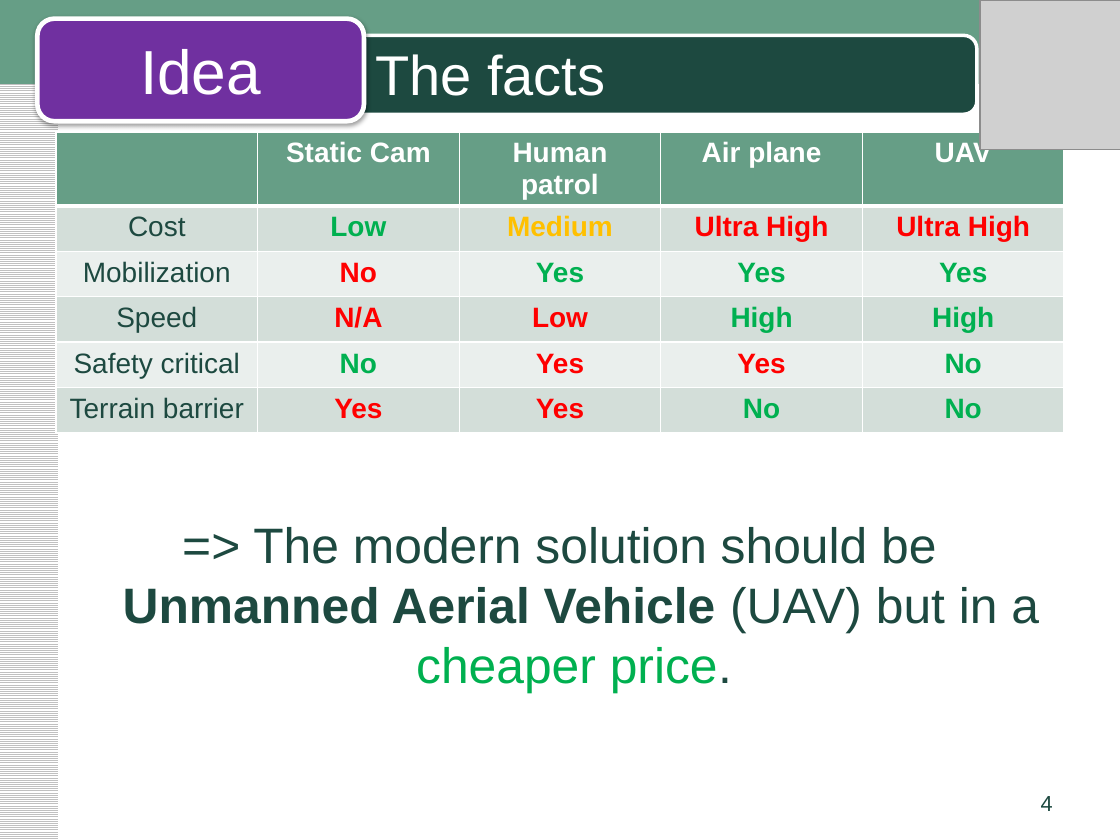
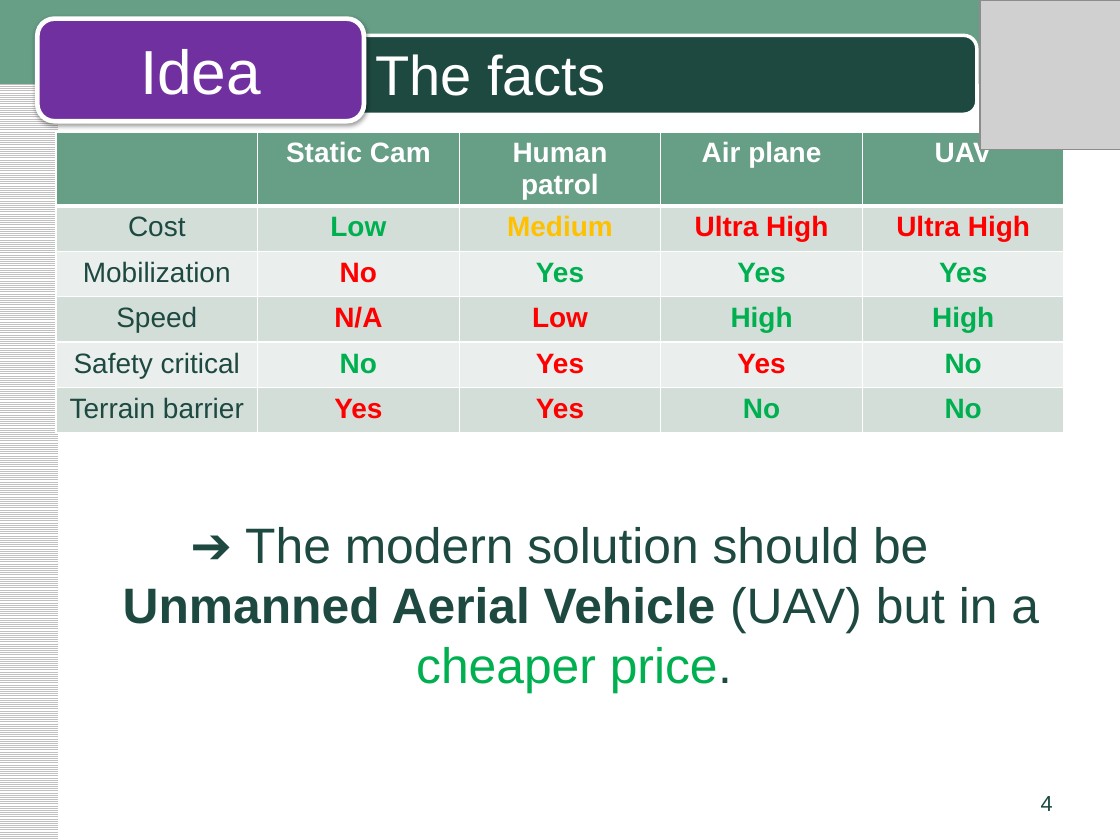
Before and after one commit to phong1990/fufo-innovation, a slide deck: slide 4 of Document/03.Requirement/FUFO_Scope_pptx.pptx. Drawn at 1120x840 pixels with LibreOffice and Linux fonts; fonts in the diff are those of the drawing; grey boxes stand for pictures. Boxes give left, top, right and bottom in pixels: in the first picture for what was removed or moved away, otherwise in the second. Text is boxed around its words. In the diff, an @@ line names an element or a change of style, - is before the commit and + after.

```diff
--- a/Document/03.Requirement/FUFO_Scope_pptx.pptx
+++ b/Document/03.Requirement/FUFO_Scope_pptx.pptx
@@ text at <box>123,527,1039,693</box>: text changed @@
-=> The modern solution should be Unmanned Aerial Vehicle (UAV) but in a cheaper price.
+➔ The modern solution should be Unmanned Aerial Vehicle (UAV) but in a cheaper price.
```
Also in this commit, not shown: 3 other slides changed.
